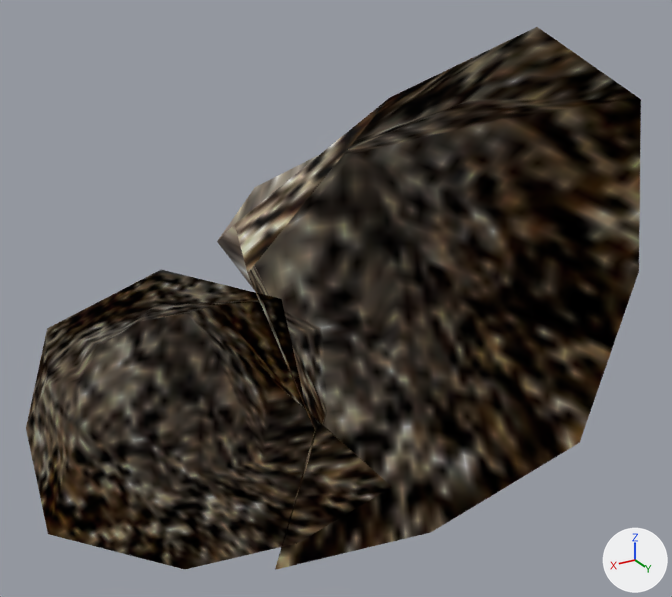
A saved change to the glTF model gltf/stone.gltf.
Rendered twice from a 50 mm lens placed at (6.1, 9.16, 5.25), pointed at (-0.19, -1.32, 0.01). The lights are fixed; the arrows at lower right show +X, +Y and +Z. Where no turn or scale is listed for an object, it has been applied to the vertices.

The scene before the commit, as lines of its bpy script (objects in view):
```python
mat_material_0 = principled_material('Material_0')
mat_material_0.texture = img_stone_png
mat_material_0.metallic = 1.0
mat_material_0.roughness = 1.0
me_mesh_0 = bpy.data.meshes.new('Mesh_0')
me_mesh_0.from_pydata(...)  # 56 vertices, 90 faces; spans x -7.2..1.8, y -3.45..0.88, z -2.64..4.19
me_mesh_0.materials.append(mat_material_0)  # picture img_stone_png
ob_kuangshi = bpy.data.objects.new('kuangshi', me_mesh_0)
ob_kuangshi.location = (2.75, -0.36, -0.4)
```
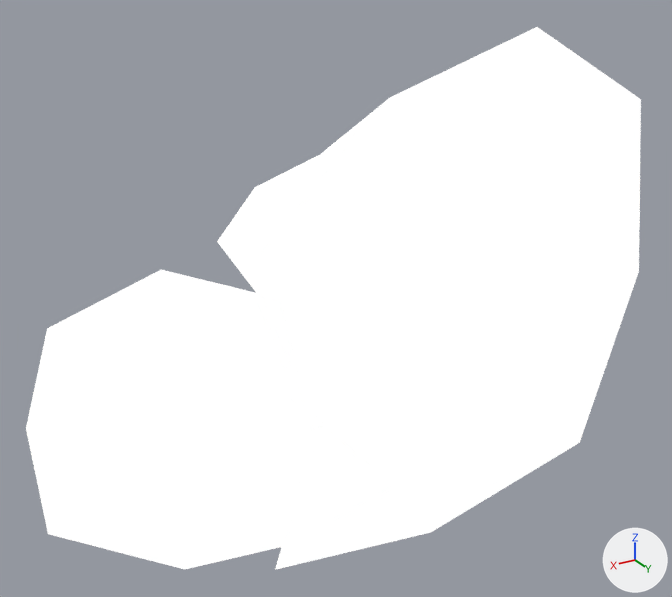
Patch to the scene script:
```diff
--- a/gltf/stone.gltf.py
+++ b/gltf/stone.gltf.py
@@ mat_material_0 @@
 n0 = _N.new('ShaderNodeBsdfPrincipled'); n0.name = 'Principled BSDF'
 n0.inputs[2].default_value = 1.0  # 'Roughness'
+n0.inputs[28].default_value = 1.0  # 'Emission Strength'
 n1 = _N.new('ShaderNodeOutputMaterial'); n1.name = 'Material Output'
+n3 = _N.new('ShaderNodeMix'); n3.name = 'Mix'
+n3.data_type = 'RGBA'
+n3.blend_type = 'MULTIPLY'
+n3.inputs[0].default_value = 1.0  # 'Factor'
+n3.inputs[7].default_value = (0.588, 0.588, 0.588, 1.0)  # 'B', light grey #cacaca
 n2 = _N.new('ShaderNodeTexImage'); n2.name = 'Image Texture'
@@ mat_material_0 @@
 _L.new(n0.outputs[0], n1.inputs[0])  # 'BSDF' to 'Surface'
-_L.new(n2.outputs[0], n0.inputs[0])  # 'Color' to 'Base Color'
+_L.new(n3.outputs[2], n0.inputs[0])  # 'Result' to 'Base Color'
+_L.new(n2.outputs[0], n3.inputs[6])  # 'Color' to 'A'
```

Changed parts and their boxes [x1, y1, x2, y2] in the pictures (672 x 597 px):
'kuangshi', recoloured
    both: [26, 27, 641, 570]
